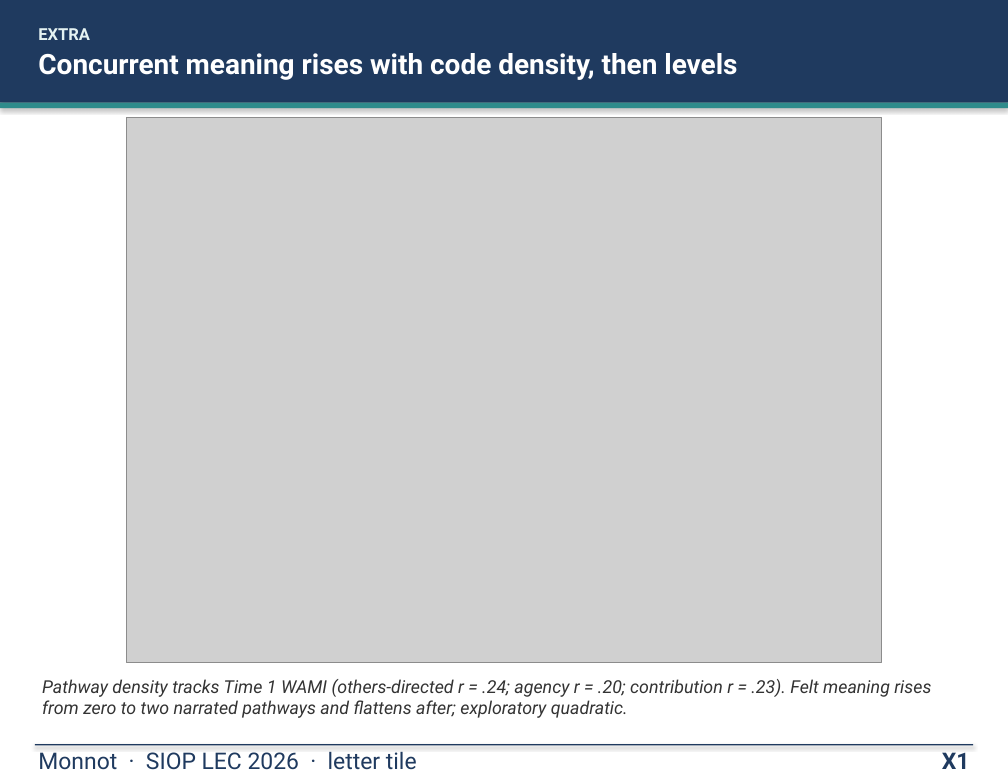
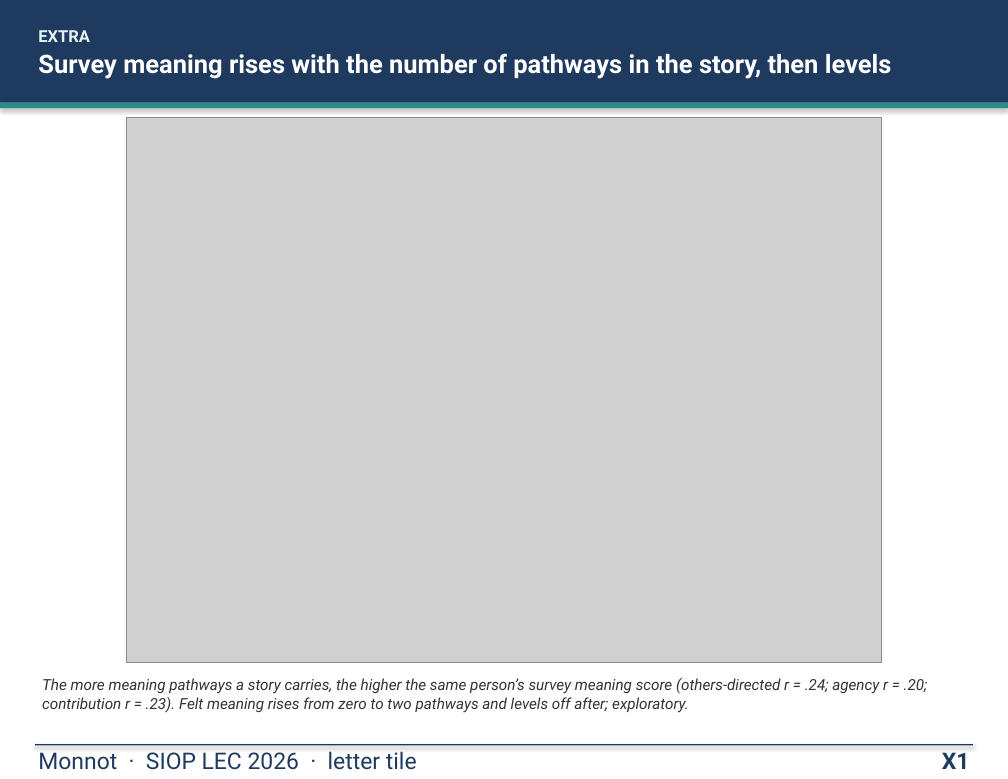
Before and after one commit to mjmonnot/mjmonnot.github.io, a slide deck: slide 17 of lec-2026/assets/Monnot_Poster_v5.pptx. Drawn at 1008x779 pixels with LibreOffice and Linux fonts; fonts in the diff are those of the drawing; grey boxes stand for pictures. Boxes give left, top, right and bottom in pixels: in the first picture for what was removed or moved away, otherwise in the second. Text is boxed around its words. In the diff, an @@ line names an element or a change of style, - is before the commit and + after.

```diff
--- a/lec-2026/assets/Monnot_Poster_v5.pptx
+++ b/lec-2026/assets/Monnot_Poster_v5.pptx
@@ text at (x1=38, y1=53, x2=892, y2=79): text changed; size 22 to 20 pt @@
-Concurrent meaning rises with code density, then levels
+Survey meaning rises with the number of pathways in the story, then levels
@@ text at (x1=42, y1=678, x2=928, y2=713): text changed; size 14 to 12 pt @@
-Pathway density tracks Time 1 WAMI (others-directed r = .24; agency r = .20; contribution r = .23). Felt meaning rises from zero to two narrated pathways and flattens after; exploratory quadratic.
+The more meaning pathways a story carries, the higher the same person’s survey meaning score (others-directed r = .24; agency r = .20; contribution r = .23). Felt meaning rises from zero to two pathways and levels off after; exploratory.
```
Also in this commit, not shown: 15 other slides changed, 17 other files.
